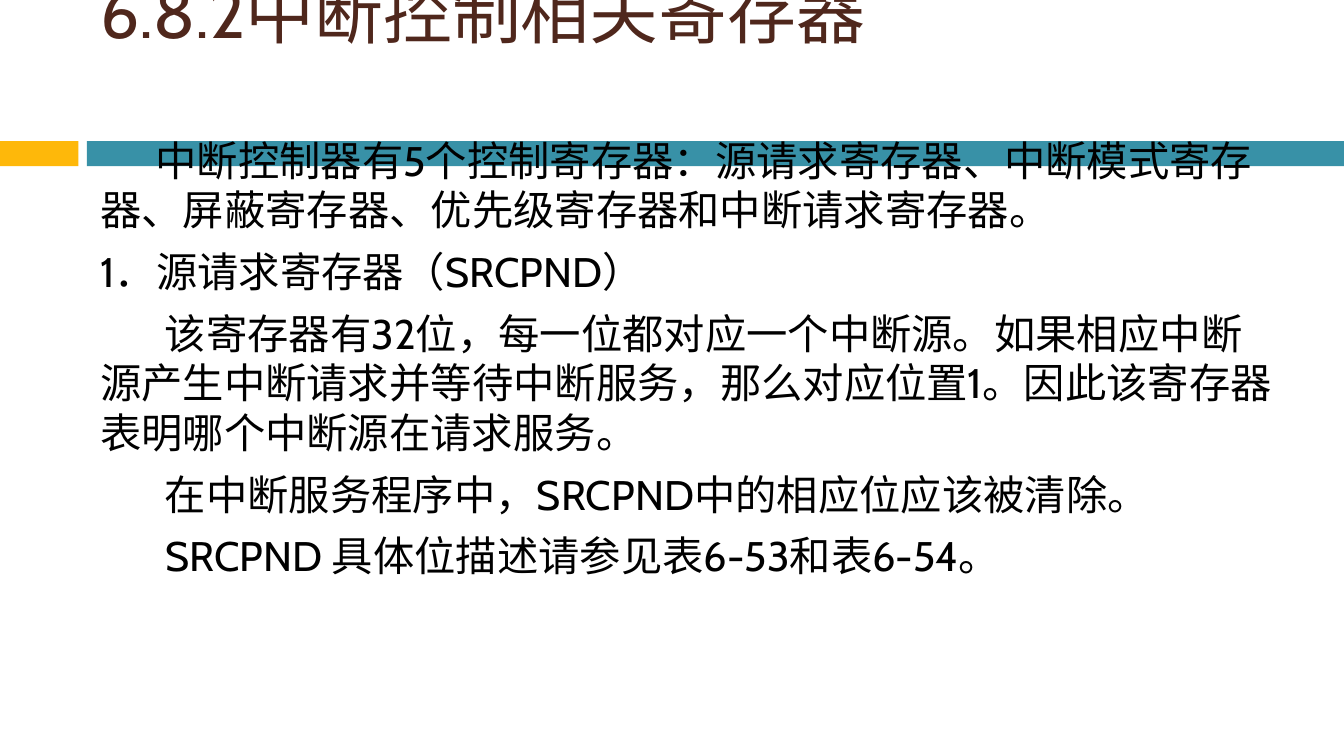
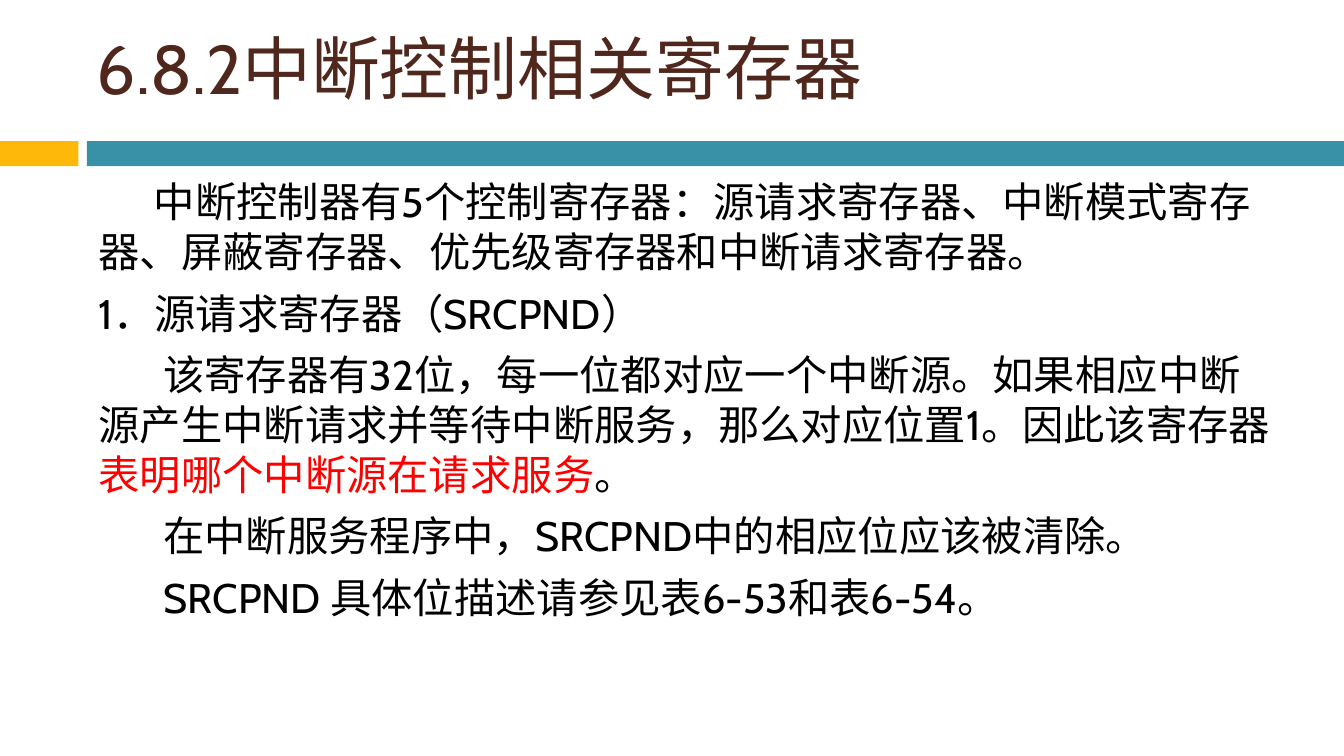
Before and after one commit to Chencao0928/ARM, a slide deck: slide 100 of 第6章 基于S3C2410的硬件结构与接口编程/第6章 基于S3C2410的硬件结构与接口编程.pptx. Drawn at 1344x756 pixels with LibreOffice and Linux fonts; fonts in the diff are those of the drawing; background and template pictures are left out. Boxes give left, top, right and bottom in pixels: in the first picture for what was removed or moved away, otherwise in the second. Text is boxed around its words. In the diff, an @@ line names an element or a change of style, - is before the commit and + after.

```diff
--- a/第6章 基于S3C2410的硬件结构与接口编程/第6章 基于S3C2410的硬件结构与接口编程.pptx
+++ b/第6章 基于S3C2410的硬件结构与接口编程/第6章 基于S3C2410的硬件结构与接口编程.pptx
@@ title "6.8.2中断控制相关寄存器" rewrapped from (100, 0, 865, 44) to (97, 36, 862, 100) @@
@@ text "中断控制器有5个控制寄存器：源请求寄存器、中断模式寄存器、屏蔽寄存器、优先级寄存器和中断请求寄存器。": place and size @@
-text "中断控制器有5个控制寄存器：源请求寄存器、中断模式寄存器、屏蔽寄存器、优先级寄存器和中断请求寄存器。" at (100, 134, 1272, 575)
+text "中断控制器有5个控制寄存器：源请求寄存器、中断模式寄存器、屏蔽寄存器、优先级寄存器和中断请求寄存器。" at (98, 182, 1270, 617)
@@ text at (98, 355, 1270, 494): text colour #000000 to #FF0000 in "该寄存器有32位，每一位都对应一个中断源。如果相应中断源产生中断请求并等待中断服务，那么对应位置1。因此该寄存器表明哪个 ..." @@
```
Also in this commit, not shown: 40 other slides changed, 1 slide added, 1 slide removed.
